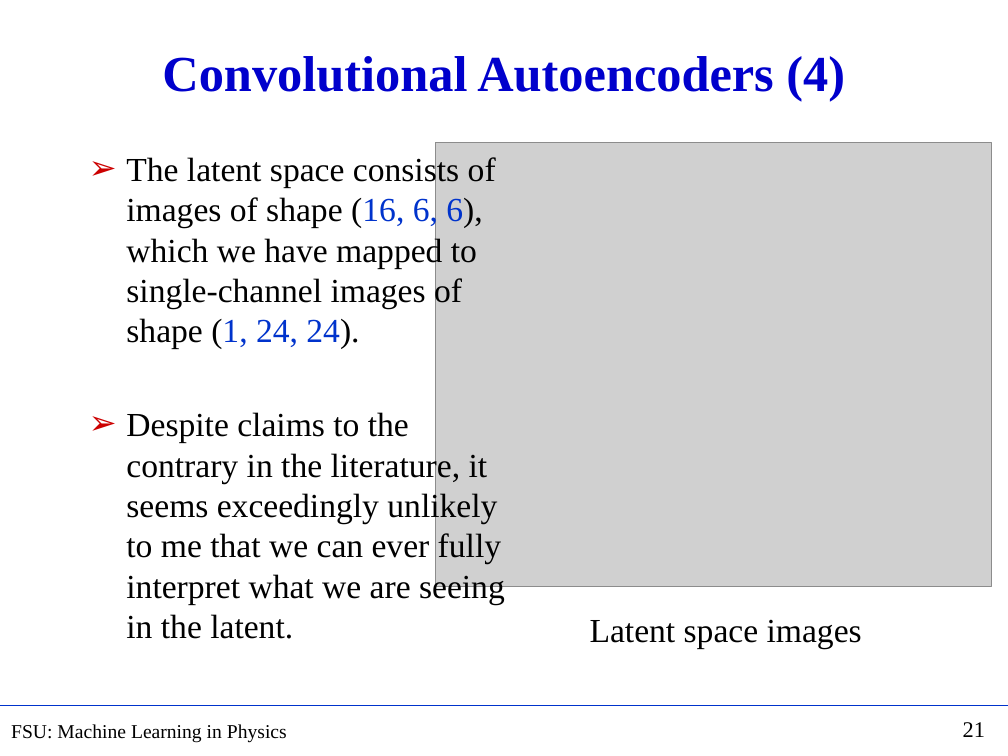
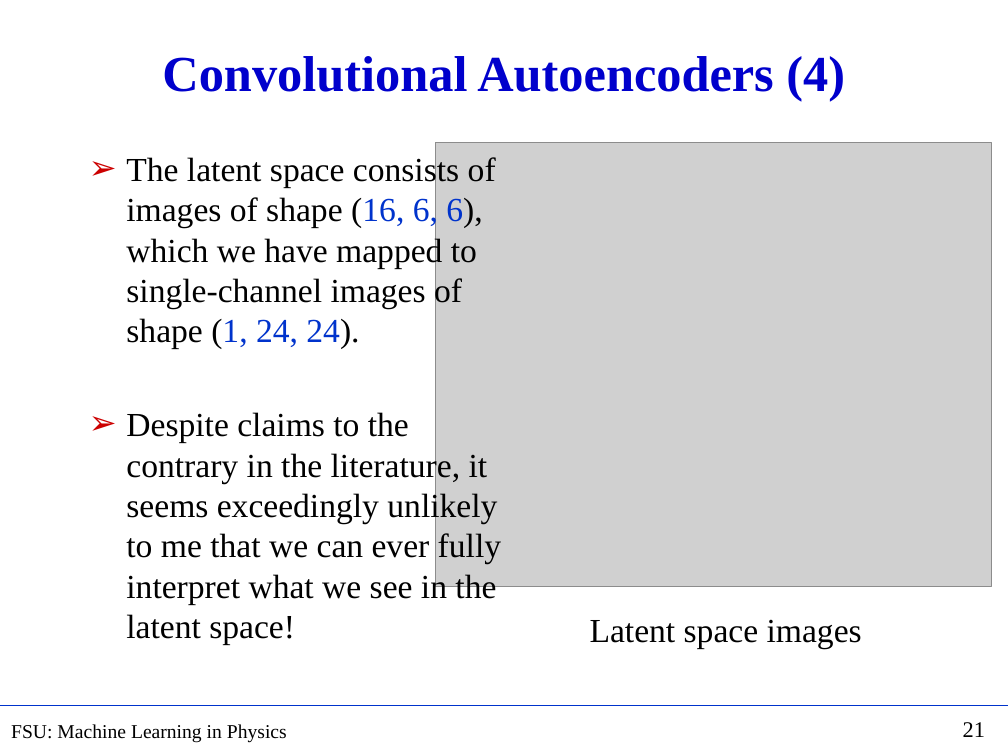
Before and after one commit to hbprosper/mlinphysics, a slide deck: slide 21 of Lectures/05.AE/Lecture_AE.pptx. Drawn at 1008x756 pixels with LibreOffice and Linux fonts; fonts in the diff are those of the drawing; grey boxes stand for pictures. Boxes give left, top, right and bottom in pixels: in the first picture for what was removed or moved away, otherwise in the second. Text is boxed around its words. In the diff, an @@ line names an element or a change of style, - is before the commit and + after.

```diff
--- a/Lectures/05.AE/Lecture_AE.pptx
+++ b/Lectures/05.AE/Lecture_AE.pptx
@@ text at (x1=126, y1=412, x2=501, y2=644): text changed @@
-➢ Despite claims to the contrary in the literature, it seems exceedingly unlikely to me that we can ever fully interpret what we are seeing in the latent.
+➢ Despite claims to the contrary in the literature, it seems exceedingly unlikely to me that we can ever fully interpret what we see in the latent space!
```
Also in this commit, not shown: 7 other slides changed, 2 other files.
